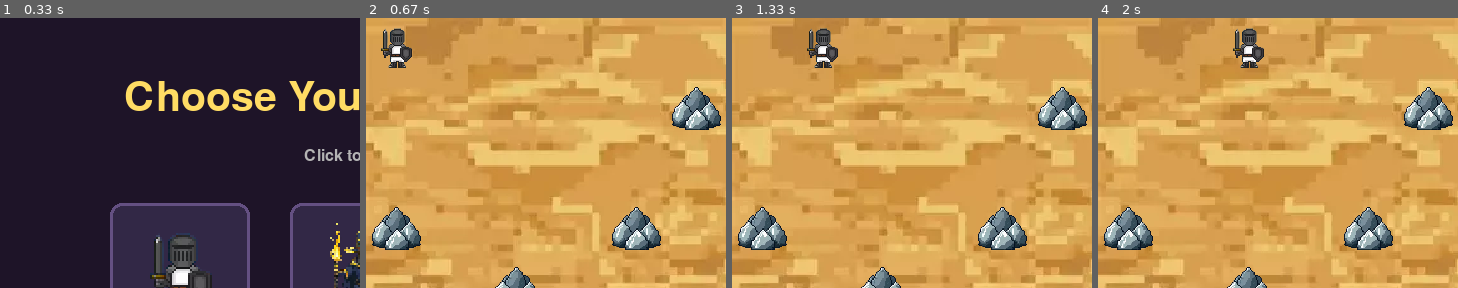
Above: before the commit, frames 1-4 (left to right).
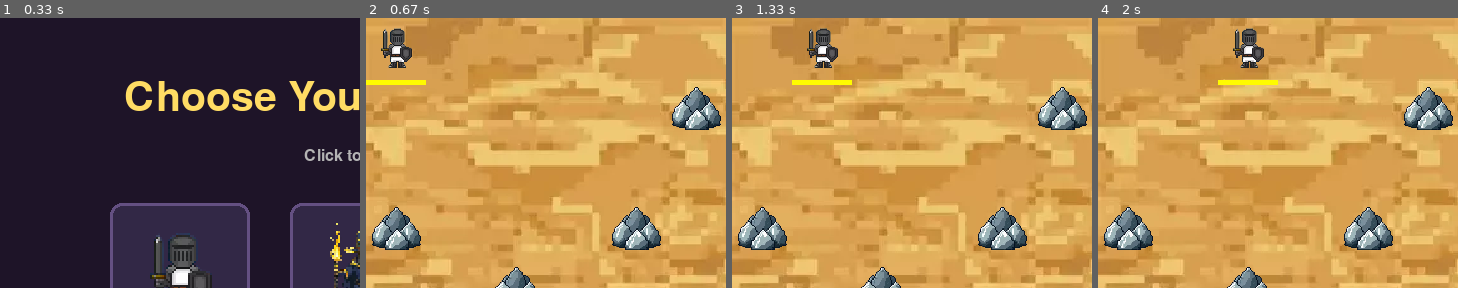
Above: after the commit, the same moments.

Repository: Leonek13/GameProject
Game: pygame game, started from MyGame/Grid.py
The game is run twice, just before and just after one commit, with the same random seed, the same clock (stepped at 60 frames per second) and the same inputs.
Inputs (mouse positions are % of the whole screen's width and height, from its top left):
- Up to frame 1 (0.33 s): no input
- Up to frame 2 (0.67 s): click "Knight" at 0.38 s
- Up to frame 3 (1.33 s): hold Right 0.67-1.13 s; move the mouse to (46, 54) at 0.7 s
- Up to frame 4 (2 s): hold Right 1.5-1.97 s
The pictures show only the part of the screen within x 0-50%, y 0-50%; the shares and areas given below are measured in that part.

Frame 1 is identical in both runs. In frame 2, 0.3% of the frame differs, in the area x 0-17%, y 22-25%; in frame 3, 0.3%; in frame 4, 0.3%.

Commit message:
started working on enemy

Diff:
--- a/MyGame/Grid.py
+++ b/MyGame/Grid.py
@@ -30,6 +30,8 @@
 coin_img = py.transform.scale(coin_img, (60, 60))
 background = py.image.load("C:\\Users\\01Solec\\PreDP2-LeonT\\MyGame\\Desert.webp")
 background = py.transform.scale(background, (600, 600))
+enemy_img = py.image.load("C:\\Users\\01Solec\\PreDP2-LeonT\\MyGame\\zombie.webp")
+enemy_img = py.transform.scale(enemy_img, (60, 60))
 
 def character_select():
     '''
@@ -60,11 +62,11 @@
     hovered = None
 
     while selected is None:
-        screen.fill((30, 20, 40))
+        screen.fill("#1e1428")
 
-        title_surf = font_title.render("Choose Your Character", True, (255, 220, 100))
+        title_surf = font_title.render("Choose Your Character", True, "#ffdc64")
         screen.blit(title_surf, ((screen_w + panel_w) // 2 - title_surf.get_width() // 2, 60))
-        hint_surf = font_hint.render("Click to Select", True, (180, 180, 180))
+        hint_surf = font_hint.render("Click to Select", True, "#b4b4b4")
         screen.blit(hint_surf, ((screen_w + panel_w) // 2 - hint_surf.get_width() // 2, 130))
         mouse_pos = py.mouse.get_pos()
         hovered = None
@@ -72,14 +74,14 @@
             if rect.collidepoint(mouse_pos):
                 hovered = i
         for i, (char, rect) in enumerate(zip(characters, rects)):
-            color = (80, 60, 110) if hovered == i else (50, 40, 70)
-            border_color = (255, 220, 100) if hovered == i else (100, 80, 130)
+            color = "#503c6e" if hovered == i else "#322846"
+            border_color = "#ffdc64" if hovered == i else "#645082"
             py.draw.rect(screen, color, rect, border_radius = 12)
             py.draw.rect(screen, border_color, rect, width = 3, border_radius = 12)
             img_x = rect.x + (card_w - preview_size) // 2
             img_y = rect.y + 10
             screen.blit(previews[i], (img_x, img_y))
-            label = font_label.render(char["name"], True, (255, 255, 255))
+            label = font_label.render(char["name"], True, "#ffffff")
             screen.blit(label, (rect.x + card_w // 2 - label.get_width() // 2, rect.y + preview_size + 18))
 
         py.display.flip()
@@ -91,13 +93,14 @@
             if event.type == py.MOUSEBUTTONDOWN and event.button == 1:
                 for i, rect in enumerate(rects):
                     if rect.collidepoint(event.pos):
-                        selected = characters[i]["img"]
+                        selected = characters[i]
     return selected
 
-chosen_img = character_select()
+
+chosen_character = character_select()
 py.display.set_caption("Generating random grid")
 
-p1 = Player(0, 0, 60, 60, chosen_img)
+p1 = Player(0, 0, 60, 60, chosen_character["img"], chosen_character["name"])
 obstacleList = []
 for r in range(row):
     for c in range(col):
--- a/MyGame/keyMove.py
+++ b/MyGame/keyMove.py
@@ -16,25 +16,25 @@
             return True
     return False
 
-running = True
-clock = py.time.Clock()
-while running:
-    for event in py.event.get():
-        if event.type == py.QUIT:
-            running = False
-    clock.tick(60)
-    screen.fill("#ffffff")
-    py.draw.circle(screen, "#ff0000", (x, y), r)
-    py.draw.line(screen, "#0000ff", (400, 200), (400, 300), 5)
-    keys = py.key.get_pressed()
-    if keys[py.K_a] and x > r and not collision(x, y, r):
-        x -= speedX
-    if keys[py.K_d] and x < 600 - r and not collision(x, y, r):
-        x += speedX
-    if keys[py.K_w] and y > r and not collision(x, y, r):
-        y -= speedY
-    if keys[py.K_s] and y < 600 - r and not collision(x, y, r):
-        y += speedY
-    py.display.flip()
+# running = True
+# clock = py.time.Clock()
+# while running:
+#     for event in py.event.get():
+#         if event.type == py.QUIT:
+#             running = False
+#     clock.tick(60)
+#     screen.fill("#ffffff")
+#     py.draw.circle(screen, "#ff0000", (x, y), r)
+#     py.draw.line(screen, "#0000ff", (400, 200), (400, 300), 5)
+#     keys = py.key.get_pressed()
+#     if keys[py.K_a] and x > r and not collision(x, y, r):
+#         x -= speedX
+#     if keys[py.K_d] and x < 600 - r and not collision(x, y, r):
+#         x += speedX
+#     if keys[py.K_w] and y > r and not collision(x, y, r):
+#         y -= speedY
+#     if keys[py.K_s] and y < 600 - r and not collision(x, y, r):
+#         y += speedY
+#     py.display.flip()
 
 py.quit()
--- a/MyGame/player.py
+++ b/MyGame/player.py
@@ -6,9 +6,9 @@
     Player is a rectangle object of pygame
     So it must take x, y, width and height
     '''
-    speedX, speedY = randint(5,10), randint(5, 10)
+
     dig = py.mixer.Sound("C:\\Users\\01Solec\\PreDP2-LeonT\\GameProject\\Pig_idle2.oga")
-    def __init__(self, x, y, w, h, img):
+    def __init__(self, x, y, w, h, img, class_name: str = "Knight"):
         self.x = x
         self.y = y
         self.w = w
@@ -16,9 +16,25 @@
         self.img = img
         self.rect = (self.x, self.y, self.w, self.h)
         self.collide = False
+        self.max_hp = 100
+        self.hp = self.max_hp
+        self.xp = 0
+        self.lvl = 1
+        self.dmg = 10
+        self.class_name = class_name
+        self.has_weapon = False
+        self.has_key = False
+        self.iframes = 0
+        self.iframes_max = 45
+
+
+
 
     def draw(self, screen):
          screen.blit(self.img, (self.x, self.y))
+         bar_w = self.w
+         filled = int(bar_w * self.hp / self.max_hp)
+         py.draw.rect(screen, "#fffb00", (self.x, self.y + self.h + 2, bar_w, 5))
 
     def move(self, screen:any, grid:list[list], event):
         r = self.y // 60
@@ -55,3 +71,29 @@
 
     def draw(self, screen):
         screen.blit(self.img, (self.x, self.y))
+
+class Enemy:
+    '''
+    This is an enemy class which will be destroyed by the player
+    '''
+
+    def __init__(self, x, y, img):
+        self.x = x
+        self.y = y
+        self.img = img
+        self.max_hp = 40
+        self.hp = self.max_hp
+        self.dmg = 10
+        self.alive = True
+
+    def draw(self, screen):
+        if self.alive:
+            screen.blit(self.img, (self.x, self.y))
+            py.draw.rect(screen, "#de1414", (self.x, self.y - 10, 60, 5))
+            green = int(60 * self.hp / self.max_hp)
+            py.draw.rect(screen, "#16d927", (self.x, self.y, -10, green, 5))
+
+    def take_damage(self, amount):
+        self.hp -= amount
+        if self.hp <= 0:
+            self.alive = False
Binary file added: MyGame/zombie.webp
Not shown, added: MyGame/Zombie_death.ogg
